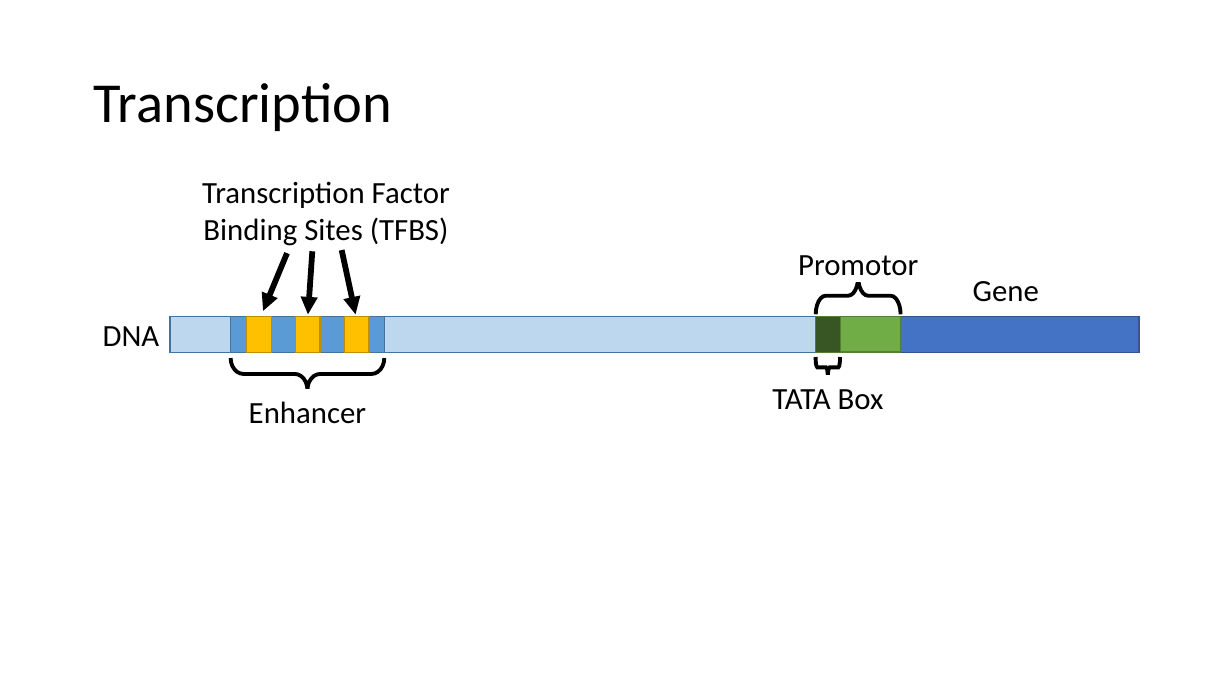
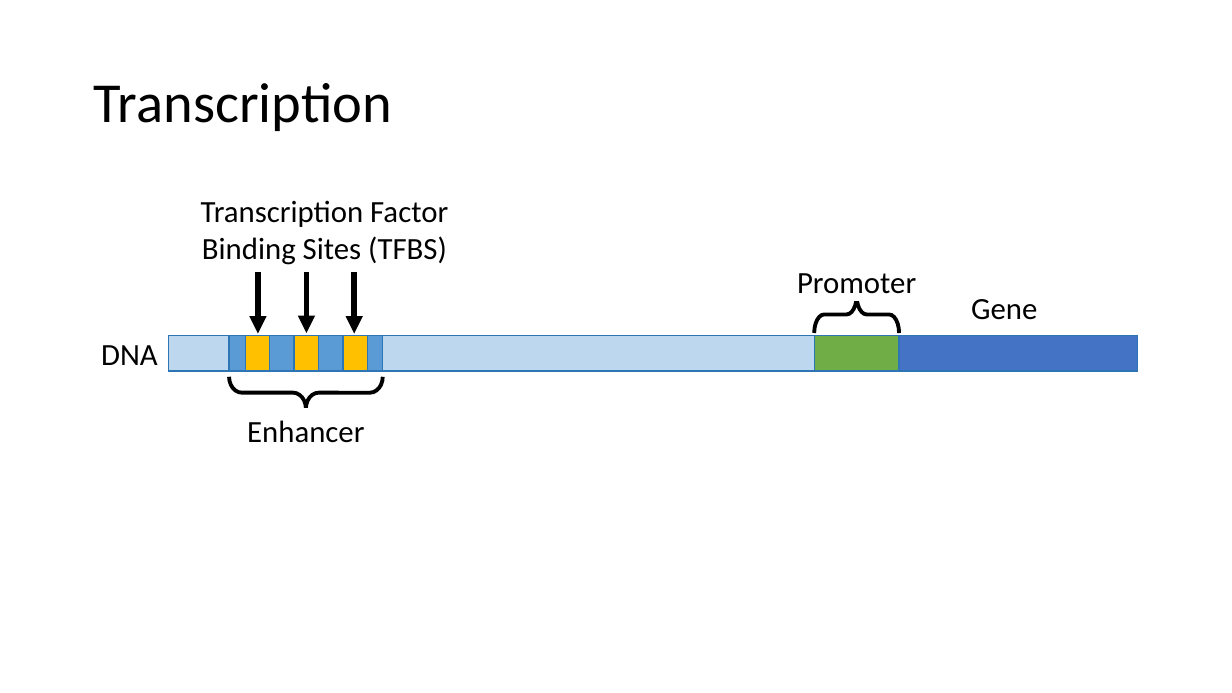
Before and after one commit to David-Taub/HOP-HMM, a slide deck: slide 4 of Help/HOP-HMM.pptx. Drawn at 1232x693 pixels with LibreOffice and Linux fonts; fonts in the diff are those of the drawing. Boxes give left, top, right and bottom in pixels: in the first picture for what was removed or moved away, otherwise in the second. Text is boxed around its words. In the diff, an @@ line names an element or a change of style, - is before the commit and + after.

```diff
--- a/Help/HOP-HMM.pptx
+++ b/Help/HOP-HMM.pptx
@@ 11 rectangles, 2 right braces, 1 text: place and size @@
-11 rectangles, 2 right braces, 1 text at [103,178,1140,433]
+11 rectangles, 2 right braces, 1 text at [101,197,1138,451]
@@ arrow moved from (287, 253) - (263, 311) to (258, 273) - (258, 334) @@
@@ arrow moved from (312, 251) - (308, 314) to (307, 272) - (307, 333) @@
@@ arrow moved from (342, 250) - (356, 314) to (354, 273) - (354, 334) @@
@@ text in rectangle at [797,273,916,302]: text changed @@
-Promotor
+Promoter
@@ rectangle removed at [816,317,840,352] @@
@@ rectangle at [168,335,1138,371]: outline #43739E 1 pt to #2E75B6 1 pt @@
@@ rectangle at [229,335,383,371]: outline #43739E 1 pt to #2E75B6 1 pt @@
@@ outline #BD8E00 1 pt to #2E75B6 1 pt in 3 elements at [245,335,269,371], [294,335,318,371], [343,335,367,371] @@
@@ rectangle at [814,335,899,371]: outline #538035 1 pt to #2E75B6 1 pt @@
@@ rectangle at [814,335,1138,371]: outline #325491 1 pt to #2E75B6 1 pt @@
@@ right brace removed at [817,356,841,378] @@
@@ rectangle removed at [747,375,909,420] @@
-TATA Box
```
Also in this commit, not shown: 7 other slides changed, 3 other files.
